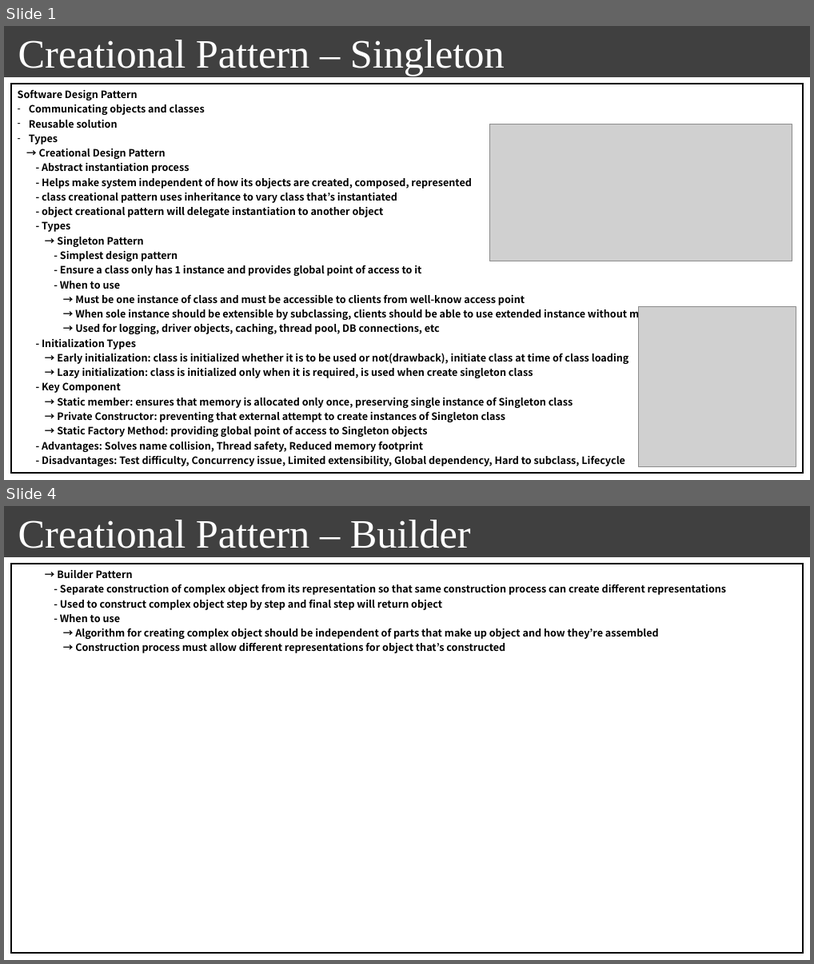
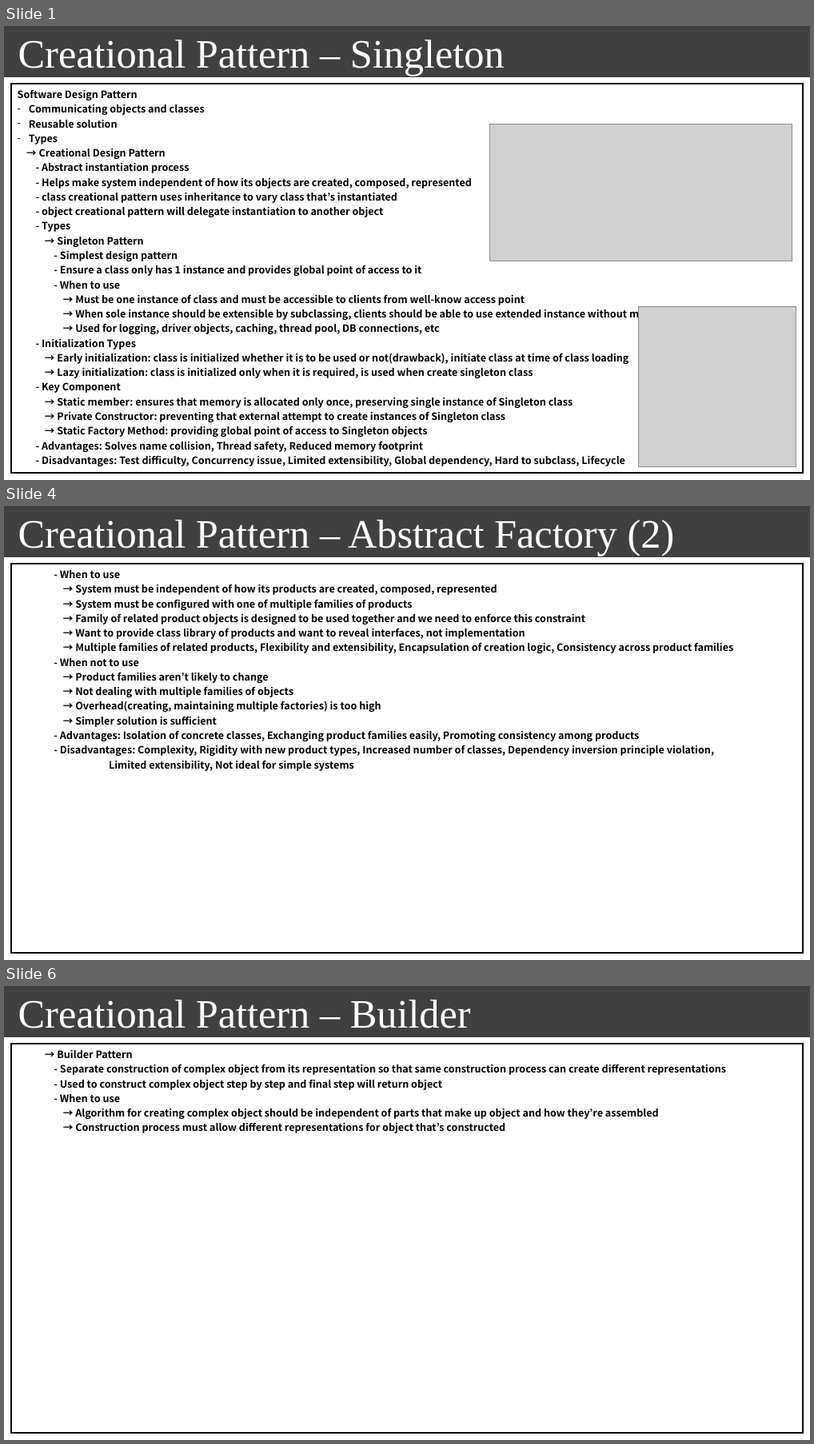
Before and after one commit to seonghokim/Study, a slide deck: Study Material/[ENG] SW Design Pattern.pptx. Shown one above the other, each under a label of ours: slides 1 and 4 before the commit, slides 1, 4 and 6 after it; the slides between them are not shown. The pictures are 814x964 and 814x1444 pixels, drawn with LibreOffice and Linux fonts; fonts in the diff are those of the drawing; grey boxes stand for pictures; background and template pictures are left out. Boxes give left, top, right and bottom in pixels: in the first picture for what was removed or moved away, otherwise in the second. Text is boxed around its words. In the diff, an @@ line names an element or a change of style, - is before the commit and + after.

```diff
--- a/Study Material/[ENG] SW Design Pattern.pptx
+++ b/Study Material/[ENG] SW Design Pattern.pptx
@@ slide 4 added at (4, 506, 810, 960), background #FFFFFF; not listed: 1 template element that a slide beside it also shows @@
@@ text added at (18, 520, 675, 556), 48 pt, text #FFFFFF @@
+Creational Pattern – Abstract Factory (2)
@@ table added at (11, 564, 804, 952), 1 rows, 1 columns @@
+- When to use / → System must be independent of how its products are created, composed, represented / → System must be configured with one of multiple families of products / → Family of related product objects is designed to be used together and we need to enforce this constraint / → Want to provide class library of products and want to reveal interfaces, not implementation / → Multiple families of related products, Flexibility and extensibility, Encapsulation of creation logic, Consistency across product families / - When not to use / → Product families aren’t likely to change / → Not dealing with multiple families of objects / → Overhead(creating, maintaining multiple factories) is too high / → Simpler solution is sufficient / - Advantages: Isolation of concrete classes, Exchanging product families easily, Promoting consistency among products / - Disadvantages: Complexity, Rigidity with new product types, Increased number of classes, Dependency inversion principle violation, / Limited extensibility, Not ideal for simple systems
@@ what was slide 4 is now slide 6 @@
```
Also in this commit, not shown: 2 slides changed, 1 other slide added, 1 other file.
